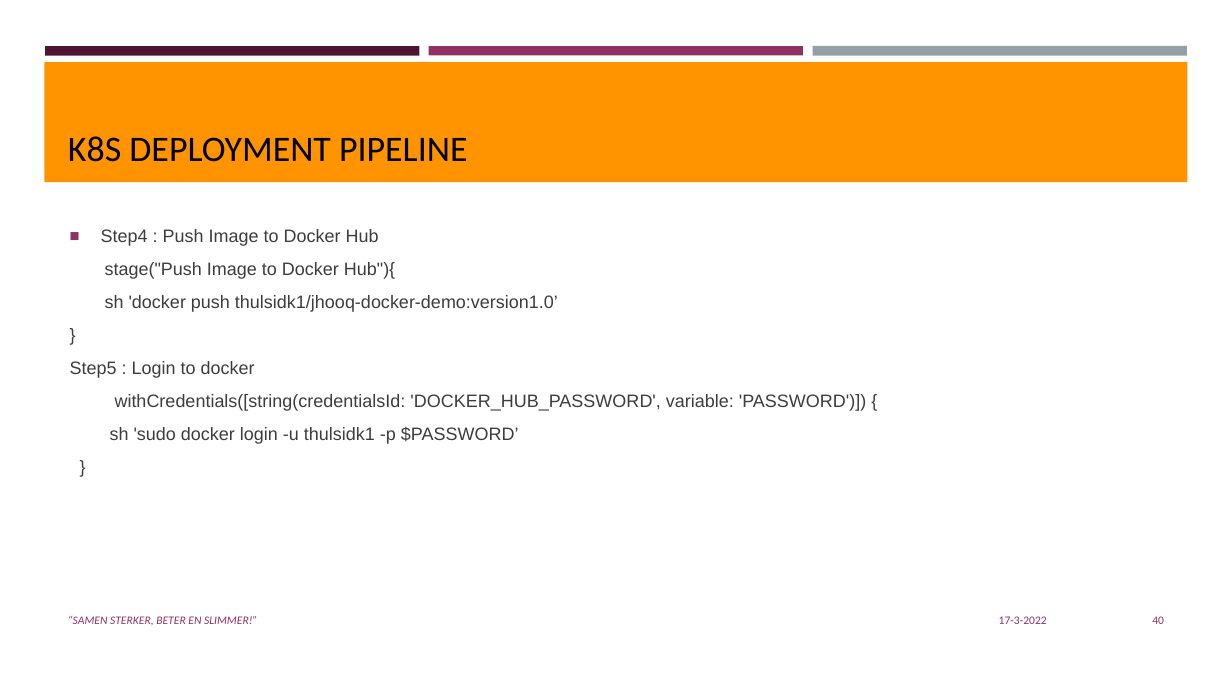
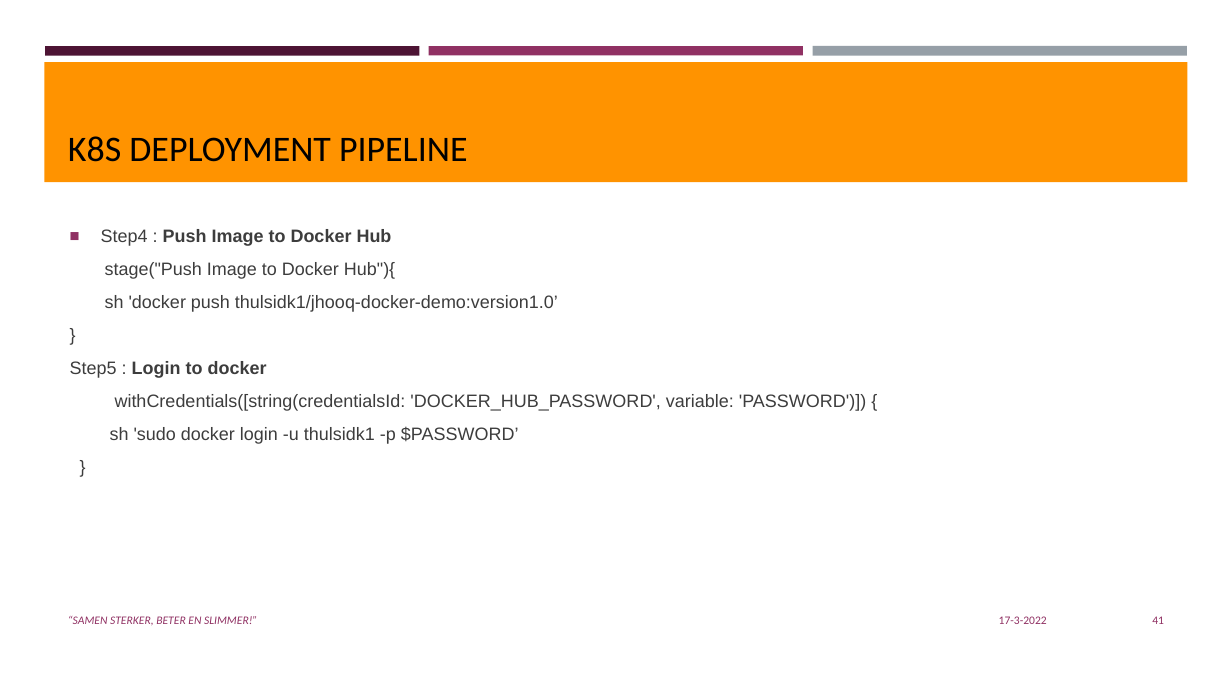
Before and after one commit to thulsidk1/k8s-jenkins-aws, a slide deck: slide 41 of Jenkins-Deploy-toK8S.pptx (slide 40 before the commit). Drawn at 1232x693 pixels with LibreOffice and Linux fonts; fonts in the diff are those of the drawing; background and template pictures are left out. Boxes give left, top, right and bottom in pixels: in the first picture for what was removed or moved away, otherwise in the second. Text is boxed around its words. In the diff, an @@ line names an element or a change of style, - is before the commit and + after.

```diff
--- a/Jenkins-Deploy-toK8S.pptx
+++ b/Jenkins-Deploy-toK8S.pptx
@@ text at bbox=[70, 229, 392, 378]: bold on in "Push Image to Docker Hub", "Login to docker" @@
@@ page number at bbox=[1152, 616, 1164, 624]: text changed @@
-40
+41
```
Also in this commit, not shown: 4 other slides changed, 1 slide added.
